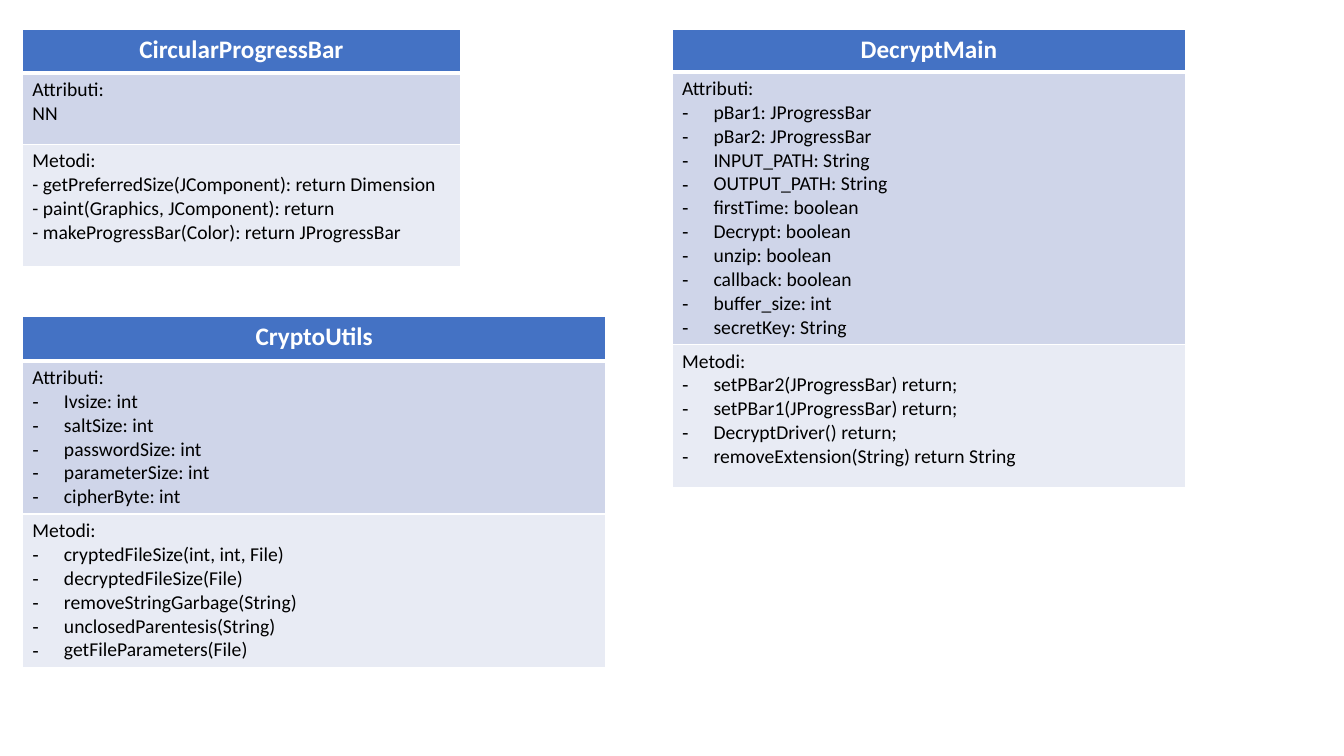
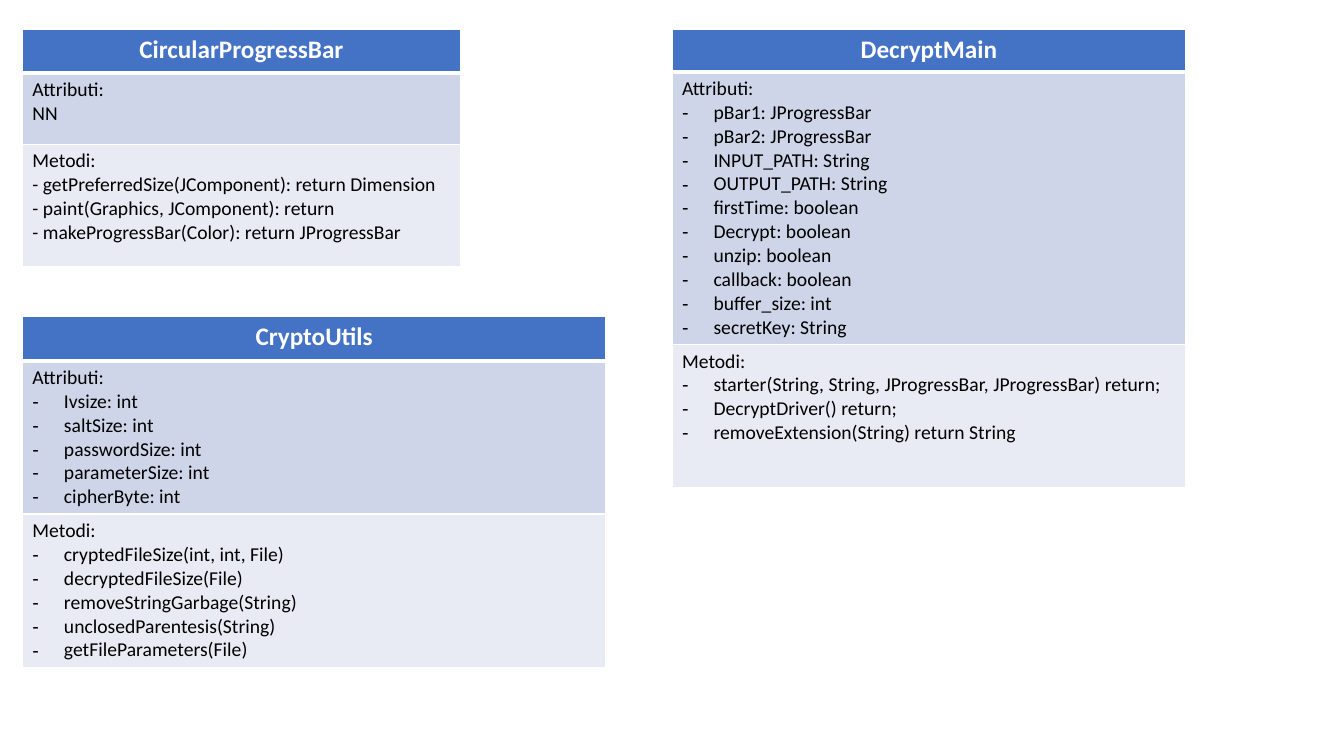
Before and after one commit to Allen35/SecureD, a slide deck: slide 2 of Documentation/Class diagram.pptx. Drawn at 1344x756 pixels with LibreOffice and Linux fonts; fonts in the diff are those of the drawing. Boxes give left, top, right and bottom in pixels: in the first picture for what was removed or moved away, otherwise in the second. Text is boxed around its words. In the diff, an @@ line names an element or a change of style, - is before the commit and + after.

```diff
--- a/Documentation/Class diagram.pptx
+++ b/Documentation/Class diagram.pptx
@@ table at [673,29,1187,484] @@
-row 3, column 1: Metodi: / setPBar2(JProgressBar) return; / setPBar1(JProgressBar) return; / DecryptDriver() return; / removeExtension(String) return String
+row 3, column 1: Metodi: / starter(String, String, JProgressBar, JProgressBar) return; / DecryptDriver() return; / removeExtension(String) return String
```
Also in this commit, not shown: 3 other slides changed, 1 slide added, 25 other files.
